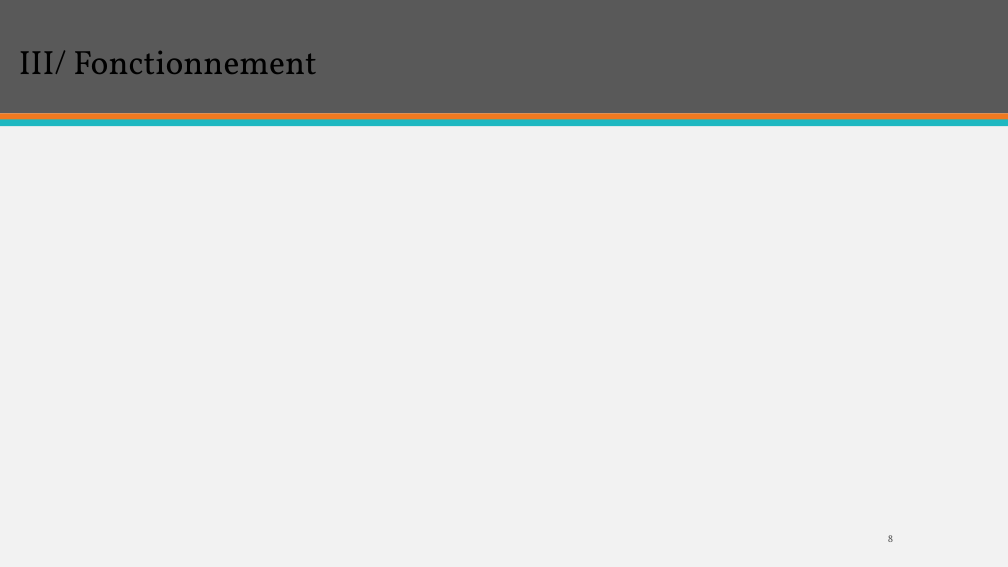
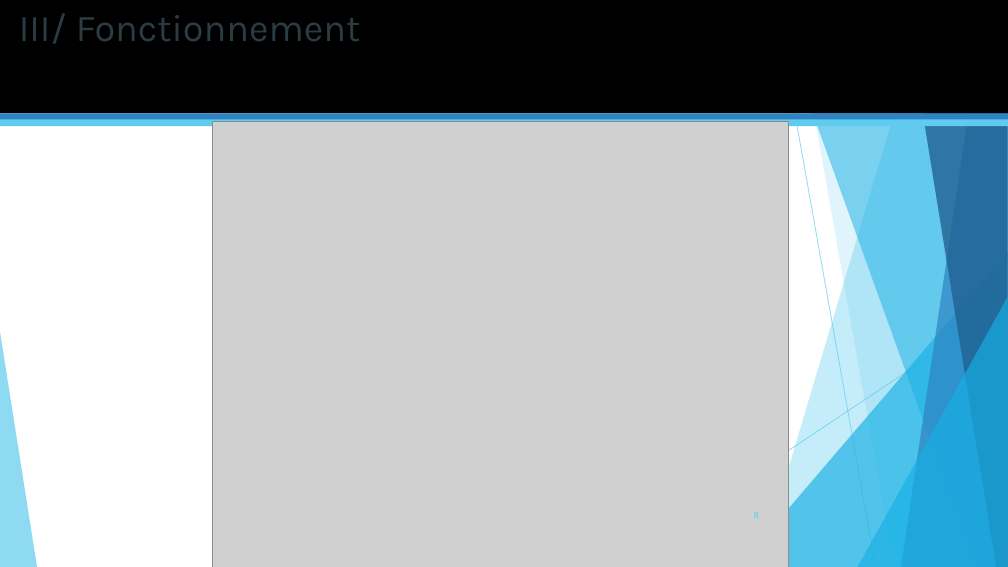
Before and after one commit to miyujach/Projet-Robot, a slide deck: slide 8 of Projet Robot.pptm. Drawn at 1008x567 pixels with LibreOffice and Linux fonts; fonts in the diff are those of the drawing; grey boxes stand for pictures; background and template pictures are left out. Boxes give left, top, right and bottom in pixels: in the first picture for what was removed or moved away, otherwise in the second. Text is boxed around its words. In the diff, an @@ line names an element or a change of style, - is before the commit and + after.

```diff
--- a/Projet Robot.pptm
+++ b/Projet Robot.pptm
@@ background picture (left out) to #FFFFFF @@
@@ rectangle at [0,0,1008,113]: fill #595959 to #000000 @@
@@ title "III/ Fonctionnement" at [19,13,361,44]: size 32 to 36 pt, font Vollkorn to Karla, text colour #000000 to #2C3C43; line spacing 0.9 to 1; vertical alignment bottom to top @@
@@ rectangle at [0,113,1008,120]: fill #EF7920 to #2E83C3 @@
@@ rectangle at [0,119,1008,126]: fill #1EB8C1 to #5FCBEF @@
@@ picture added at [212,122,789,567] @@
@@ group added at [0,0,1008,567]: 5 freeform shapes, 3 triangles, 2 lines @@
@@ page number removed at [888,535,893,542] @@
-8
```
Also in this commit, not shown: 12 other slides changed.
